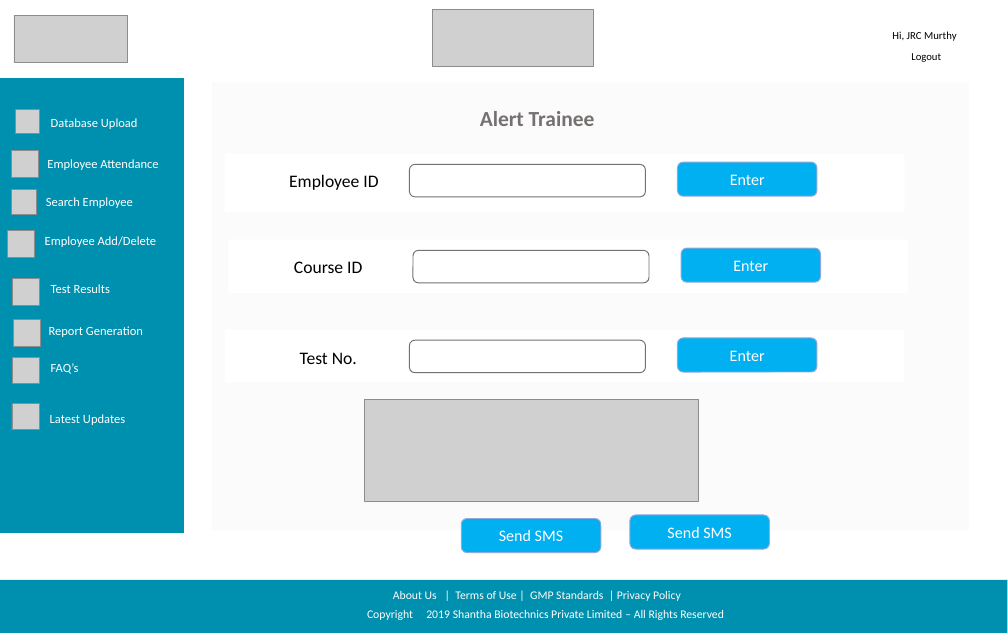
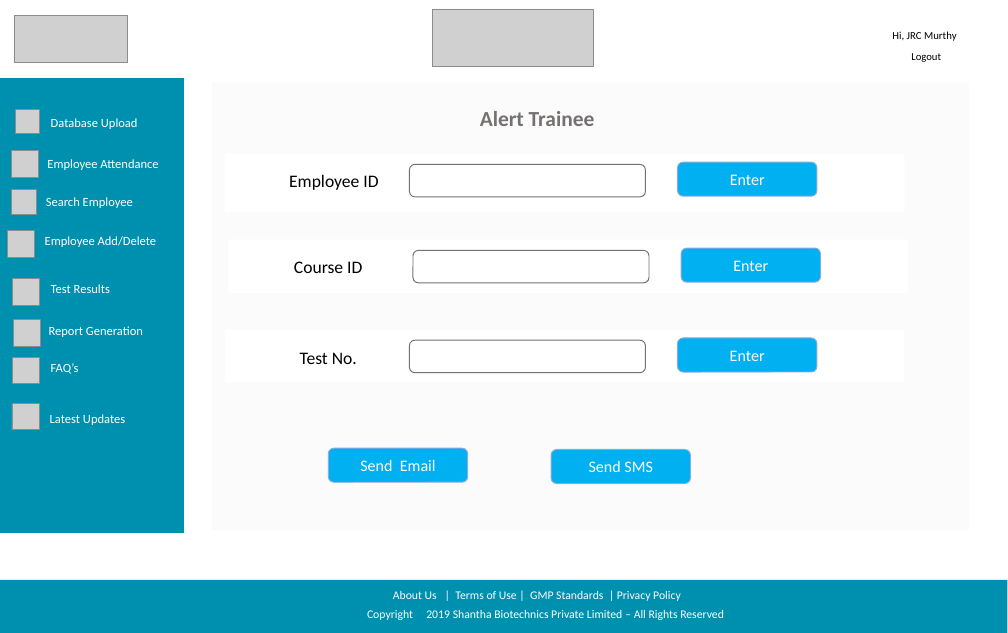
Before and after one commit to sarthakbhutani/Shantha_sih2019, a slide deck: slide 9 of Documentation/Screen Designs/Shanta Sanofi Screen Designs.pptx. Drawn at 1008x633 pixels with LibreOffice and Linux fonts; fonts in the diff are those of the drawing; grey boxes stand for pictures; background and template pictures are left out. Boxes give left, top, right and bottom in pixels: in the first picture for what was removed or moved away, otherwise in the second. Text is boxed around its words. In the diff, an @@ line names an element or a change of style, - is before the commit and + after.

```diff
--- a/Documentation/Screen Designs/Shanta Sanofi Screen Designs.pptx
+++ b/Documentation/Screen Designs/Shanta Sanofi Screen Designs.pptx
@@ picture removed at [364, 400, 698, 501] @@
@@ rounded rectangle "Send Email": place and size @@
-rounded rectangle "Send Email" at [461, 518, 601, 552]
+rounded rectangle "Send Email" at [328, 448, 468, 482]
@@ rounded rectangle "Send SMS": place and size @@
-rounded rectangle "Send SMS" at [630, 515, 770, 549]
+rounded rectangle "Send SMS" at [551, 449, 690, 483]
@@ text in rounded rectangle at [360, 460, 436, 471]: text changed @@
-Send SMS
+Send Email
```
Also in this commit, not shown: 3 other slides changed, 2 other files.
